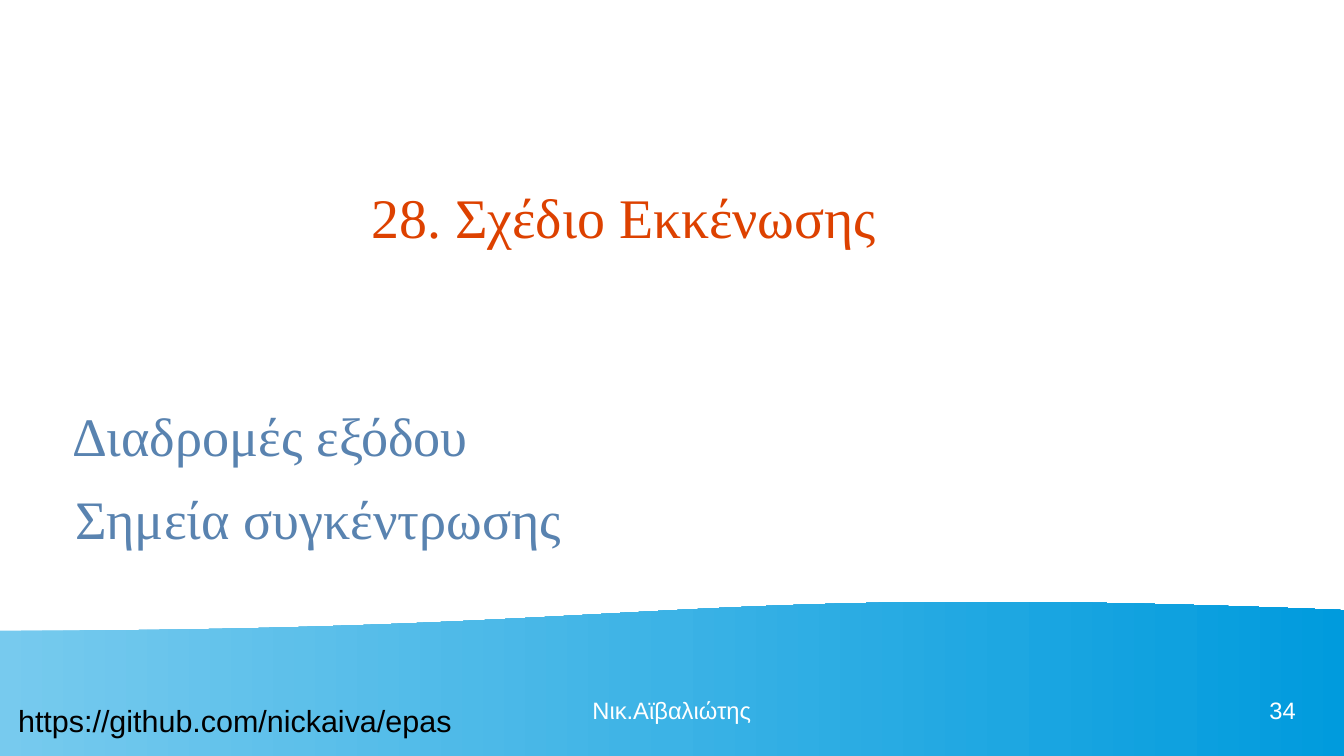
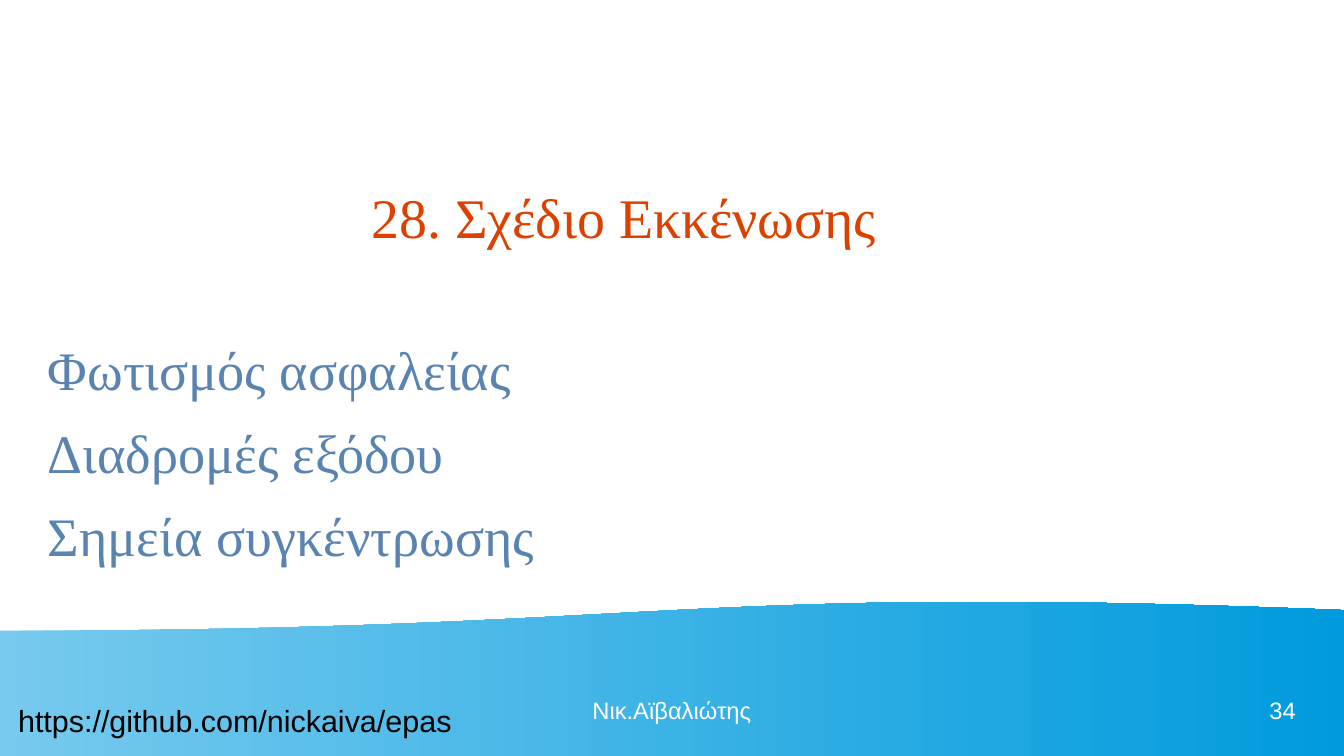
Before and after one commit to nickaiva/epas, a slide deck: slide 34 of ΠΕΡΙΒΑΛΛΟΝ ΕΡΓΑΣΙΑΣ.odp. Drawn at 1344x756 pixels with LibreOffice and Linux fonts; fonts in the diff are those of the drawing. Boxes give left, top, right and bottom in pixels: in the first picture for what was removed or moved away, otherwise in the second. Text is boxed around its words. In the diff, an @@ line names an element or a change of style, - is before the commit and + after.

```diff
--- a/ΠΕΡΙΒΑΛΛΟΝ ΕΡΓΑΣΙΑΣ.odp
+++ b/ΠΕΡΙΒΑΛΛΟΝ ΕΡΓΑΣΙΑΣ.odp
@@ text at box(48, 352, 511, 400): paragraph added @@
+Φωτισμός ασφαλείας
```
Also in this commit, not shown: 3 other files.
